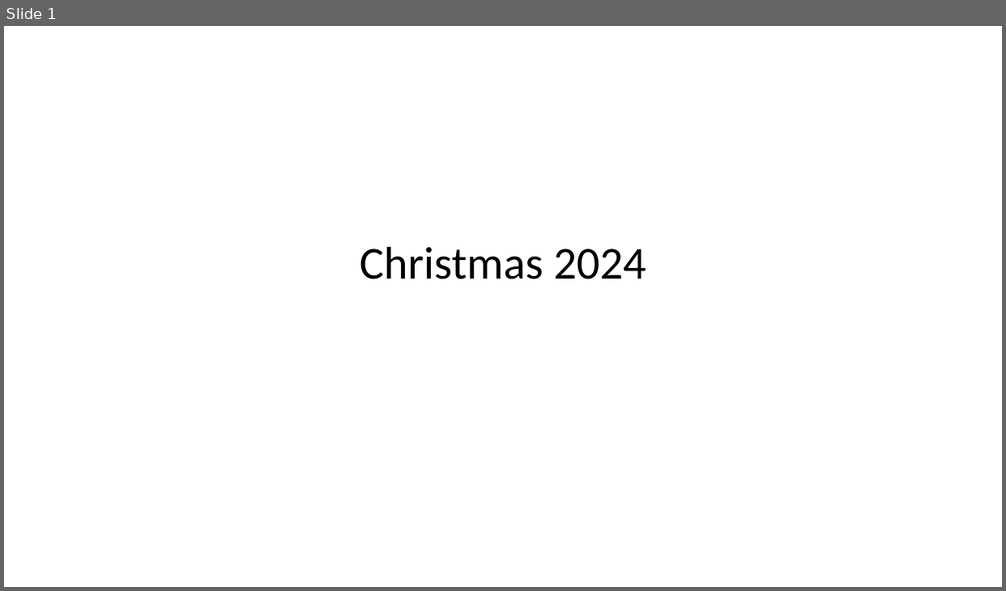
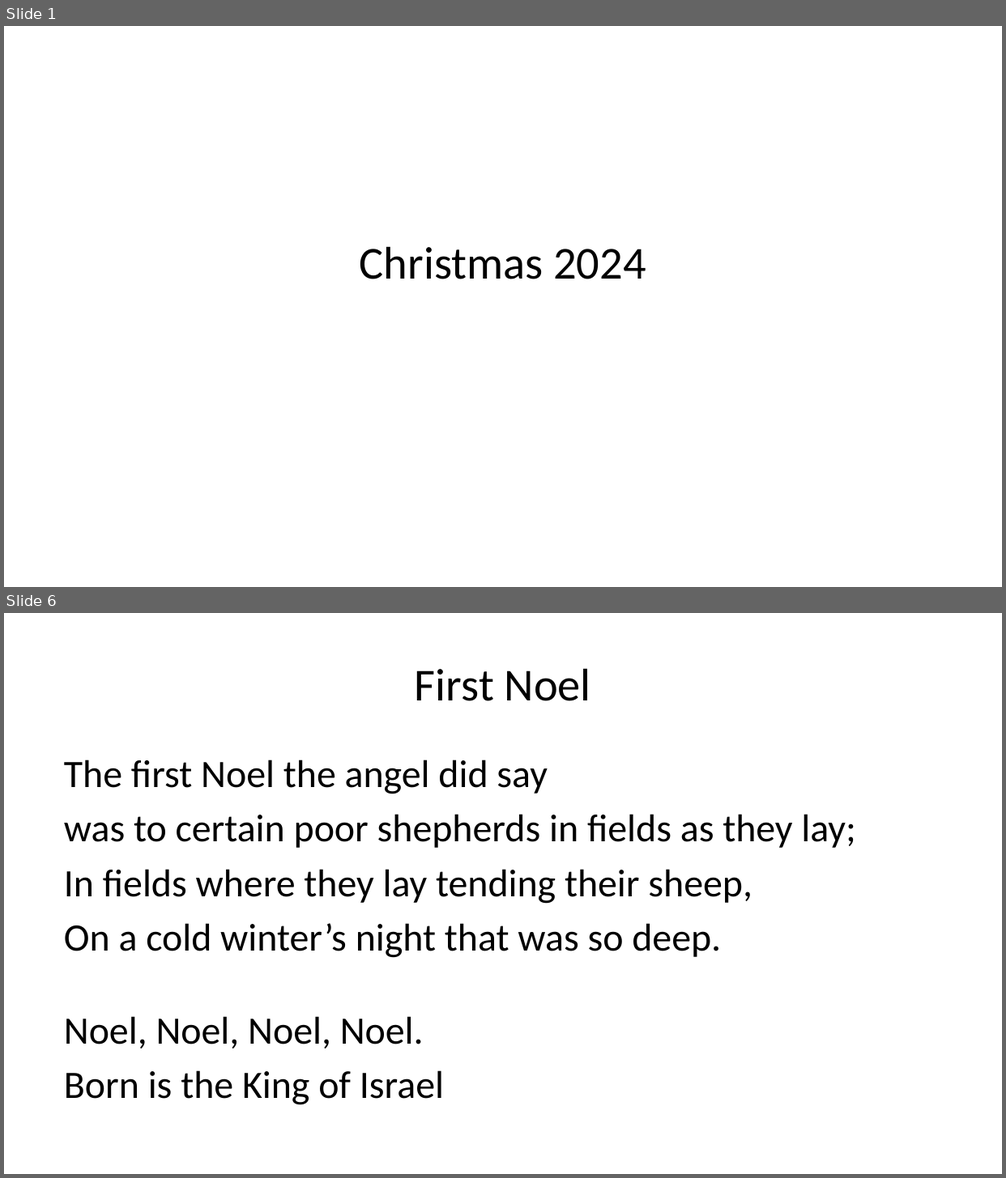
Before and after one commit to jcsalo/patient_education, a slide deck: christmas2004.pptx. Shown one above the other, each under a label of ours: slide 1 before the commit, slides 1 and 6 after it; the slides between them are not shown. The pictures are 1006x591 and 1006x1178 pixels, drawn with LibreOffice and Linux fonts; fonts in the diff are those of the drawing. Boxes give left, top, right and bottom in pixels: in the first picture for what was removed or moved away, otherwise in the second. Text is boxed around its words. In the diff, an @@ line names an element or a change of style, - is before the commit and + after.

```diff
--- a/christmas2004.pptx
+++ b/christmas2004.pptx
@@ slide 6 added at [4, 613, 1002, 1174], background #FFFFFF @@
@@ title added at [415, 668, 591, 701], 33 pt, text #000000 @@
+First Noel
@@ text added at [64, 760, 855, 1105], 28 pt, text #000000 @@
+The first Noel the angel did say
+was to certain poor shepherds in fields as they lay;
+In fields where they lay tending their sheep,
+On a cold winter’s night that was so deep.
+Noel, Noel, Noel, Noel.
+Born is the King of Israel
```
Also in this commit, not shown: 11 other slides added, 41 other files.
